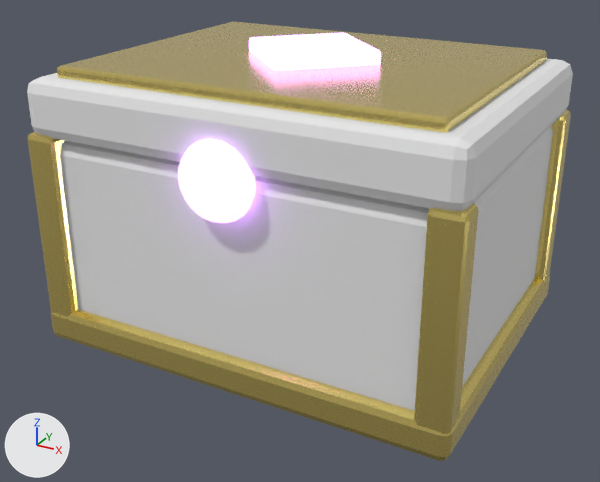
Renders of the FBX model Assets/_Project/Resources/Blender/Models/SM_Box_RunicArcane.fbx from each side of a commit.
Rendered twice from a 50 mm lens placed at (0.33, -0.621, 0.389), pointed at (0.001, -0.024, 0.09). Arrows for +X, +Y and +Z are at lower left; the lights stay in place. The first picture is the older version. Where no turn or scale is listed for an object, it has been applied to the vertices.

Before the edit, the objects in view are built like this:
```python
mat_mat_arcaneglow = principled_material('Mat_ArcaneGlow')
mat_mat_arcaneglow.base_color = (0.62, 0.28, 0.96)  # purple #ce90fa
mat_mat_arcaneglow.roughness = 0.2
mat_mat_arcaneglow.emission_color = (0.62, 0.28, 0.96)  # purple #ce90fa
mat_mat_arcaneglow.emission_strength = 3.2
me_corner_1_1_mesh = bpy.data.meshes.new('Corner_1_1_Mesh')
me_corner_1_1_mesh.from_pydata(...)  # 56 vertices, 54 faces; spans x -0.014..0.014, y -0.014..0.014, z -0.095..0.095
me_corner_1_1_mesh.materials.append(mat_mat_gold)  # yellow #f3dd81
me_lidband_mesh = bpy.data.meshes.new('LidBand_Mesh')
me_lidband_mesh.from_pydata(...)  # 168 vertices, 162 faces; spans x -0.188..0.187, y -0.288..0.007, z 0.0..0.071
# faces by material slot: [54, 54, 54]
me_lidband_mesh.materials.append(mat_mat_gold)  # yellow #f3dd81
me_lidband_mesh.materials.append(mat_mat_stonedark)  # white #e7e7e7
me_lidband_mesh.materials.append(mat_mat_arcaneglow)  # purple #ce90fa, glowing purple #ce90fa
me_sealpart_mesh = bpy.data.meshes.new('SealPart_Mesh')
me_sealpart_mesh.from_pydata(...)  # 144 vertices, 122 faces; spans x -0.032..0.032, y -0.009..0.009, z -0.032..0.032
me_sealpart_mesh.materials.append(mat_mat_arcaneglow)  # purple #ce90fa, glowing purple #ce90fa
ob_corner_1_1 = bpy.data.objects.new('Corner_1_1', me_corner_1_1_mesh)
ob_corner_1_1.location = (0.175, -0.135, 0.1)
ob_lidpivot = bpy.data.objects.new('LidPivot', me_lidband_mesh)
ob_lidpivot.location = (0.0, 0.14, 0.19)
ob_sealpart = bpy.data.objects.new('SealPart', me_sealpart_mesh)
ob_sealpart.location = (0.0, -0.148, 0.185)
# also in view: 'Corner_-1_1' at (0.175, 0.135, 0.1); 'Corner_1_-1' at (-0.175, -0.135, 0.1); 'BaseRim' at (0.0, 0.0, 0.018); 'Body' at (0.0, 0.0, 0.1)
```
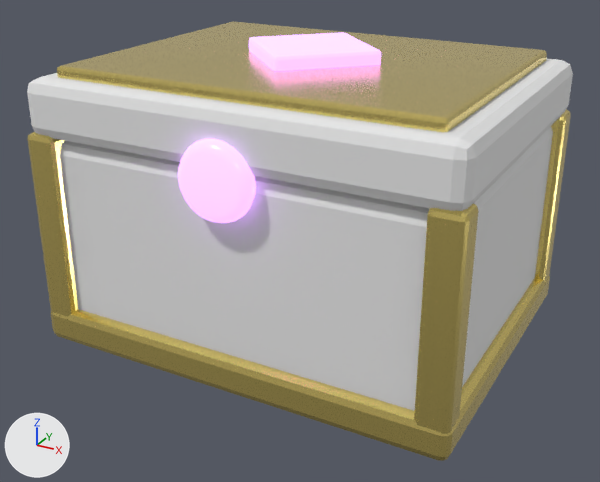
What differs and where, as boxes (x1, y1, x2, y2) in the pictures (600 x 482 px):
'LidPivot', surface changed: (165, 30, 385, 182) in both
'SealPart', surface changed: (178, 139, 256, 223) in both

What the commit changed:
In material 'Mat_ArcaneGlow' (mat_mat_arcaneglow), emission_strength goes from 3.2 to 1.8.
